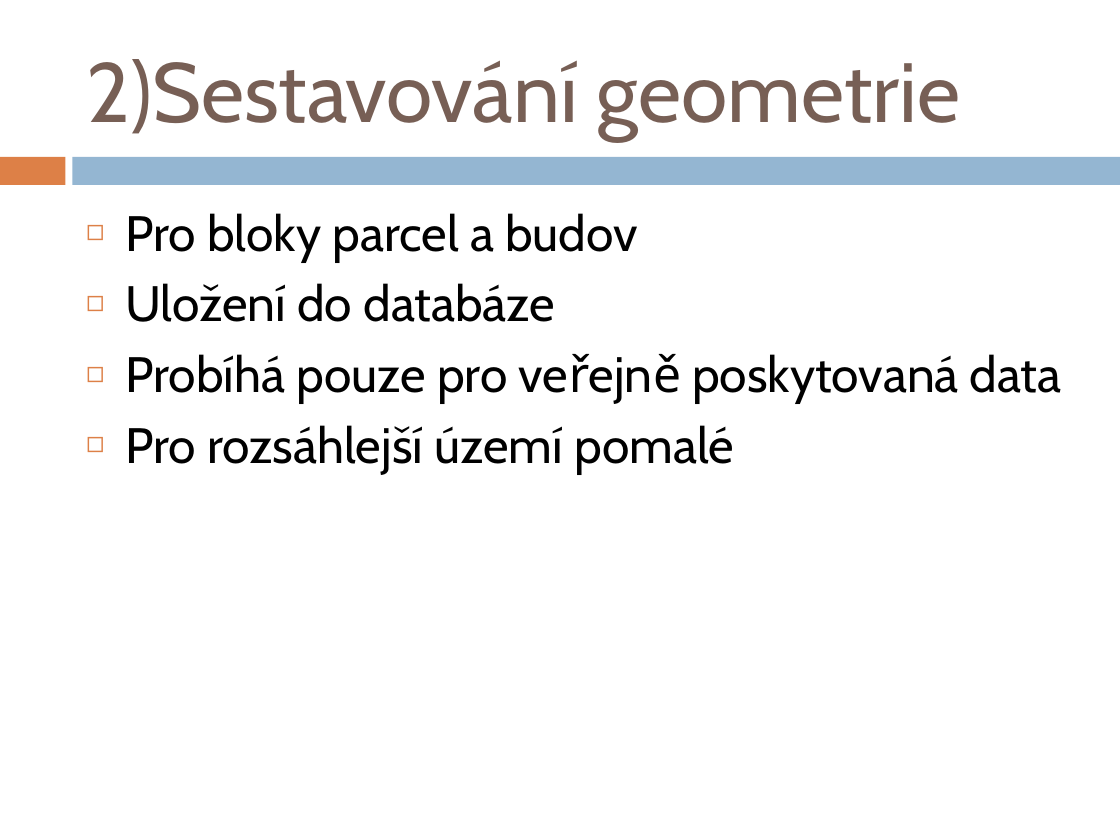
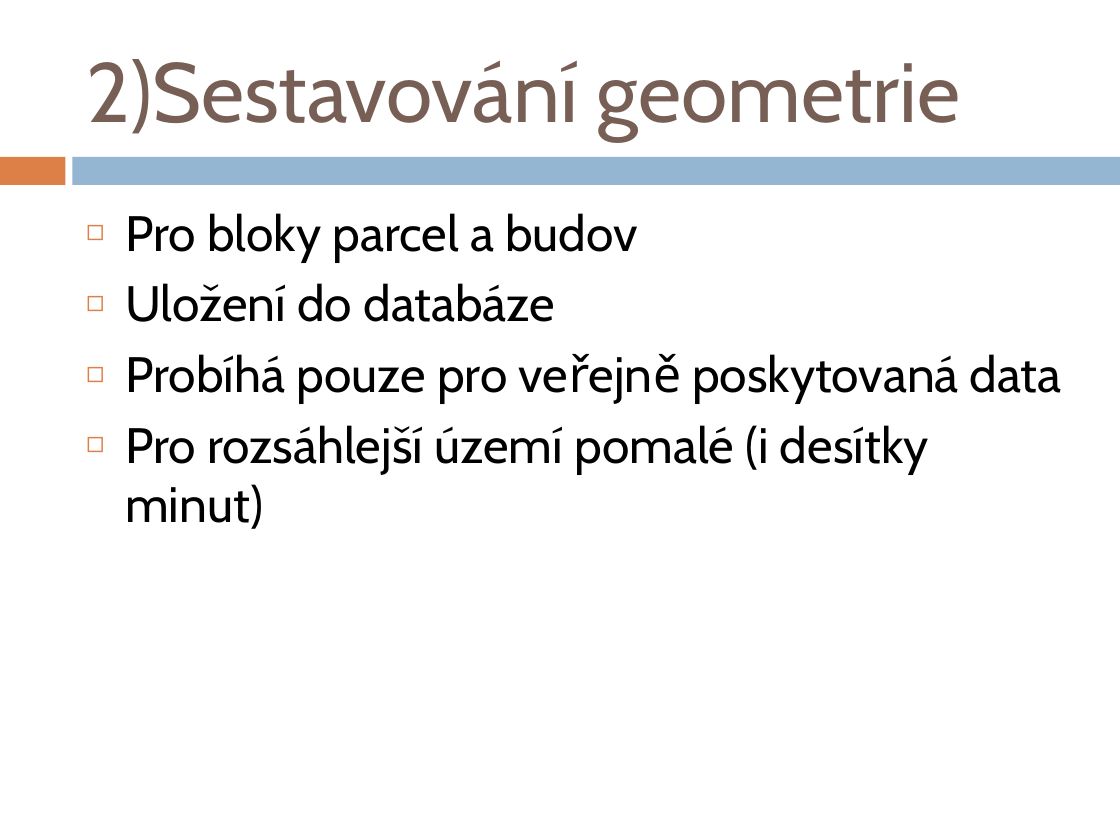
Before and after one commit to ctu-geoforall-lab-projects/bp-kettner-2018, a slide deck: slide 10 of prezentace/obhajoba_prezentace_kettner.pptx (slide 9 before the commit). Drawn at 1120x840 pixels with LibreOffice and Linux fonts; fonts in the diff are those of the drawing. Boxes give left, top, right and bottom in pixels: in the first picture for what was removed or moved away, otherwise in the second. Text is boxed around its words. In the diff, an @@ line names an element or a change of style, - is before the commit and + after.

```diff
--- a/prezentace/obhajoba_prezentace_kettner.pptx
+++ b/prezentace/obhajoba_prezentace_kettner.pptx
@@ text at (x1=125, y1=425, x2=929, y2=529): text changed @@
-◻ Pro rozsáhlejší území pomalé
+◻ Pro rozsáhlejší území pomalé (i desítky minut)
```
Also in this commit, not shown: 5 other slides changed, 2 slides added, 1 other file.
